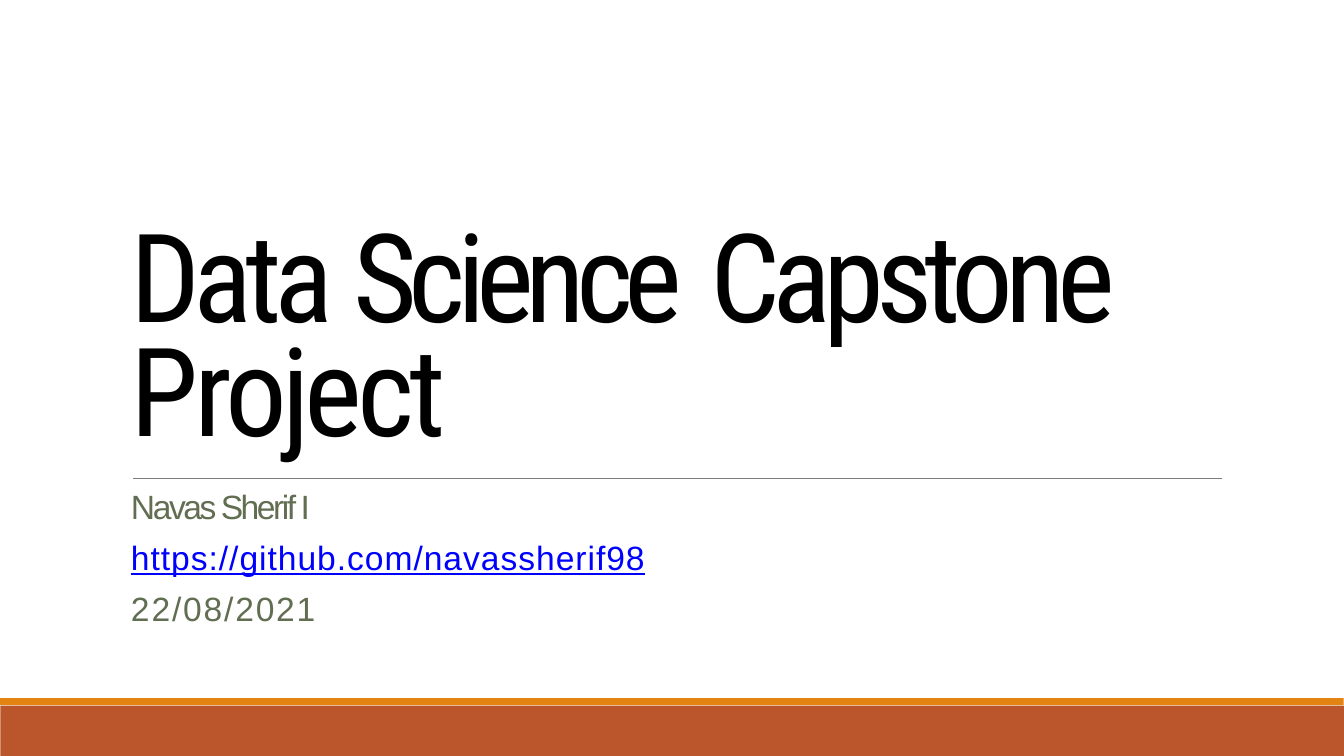
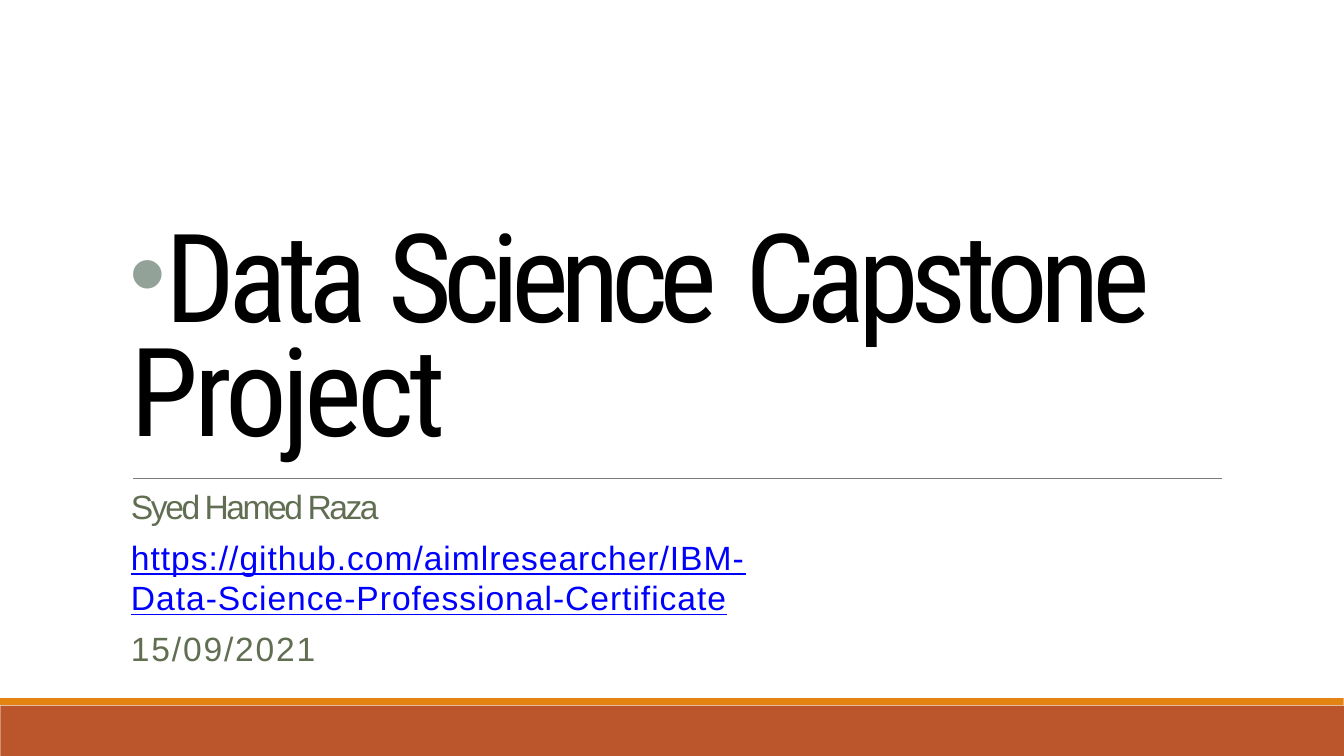
Before and after one commit to aimlresearcher/IBM-Data-Science-Professional-Certificate, a slide deck: slide 1 of COURSE 10 - Applied Data Science Capstone/Week 5 Present Your Data-Driven Insights/Data Science Journey.pptx. Drawn at 1344x756 pixels with LibreOffice and Linux fonts; fonts in the diff are those of the drawing. Boxes give left, top, right and bottom in pixels: in the first picture for what was removed or moved away, otherwise in the second. Text is boxed around its words. In the diff, an @@ line names an element or a change of style, - is before the commit and + after.

Commit message:
IBM Data Science

```diff
--- a/COURSE 10 - Applied Data Science Capstone/Week 5 Present Your Data-Driven Insights/Data Science Journey.pptx
+++ b/COURSE 10 - Applied Data Science Capstone/Week 5 Present Your Data-Driven Insights/Data Science Journey.pptx
@@ text "Data Science Capstone Project" at (x1=131, y1=233, x2=1150, y2=463): bullet none to • @@
@@ text at (x1=131, y1=494, x2=744, y2=662): text changed @@
-Navas Sherif I
-https://github.com/navassherif98
-22/08/2021
+Syed Hamed Raza
+https://github.com/aimlresearcher/IBM-Data-Science-Professional-Certificate
+15/09/2021
```
Also in this commit, not shown: 45 other slides changed, 1 other file.
